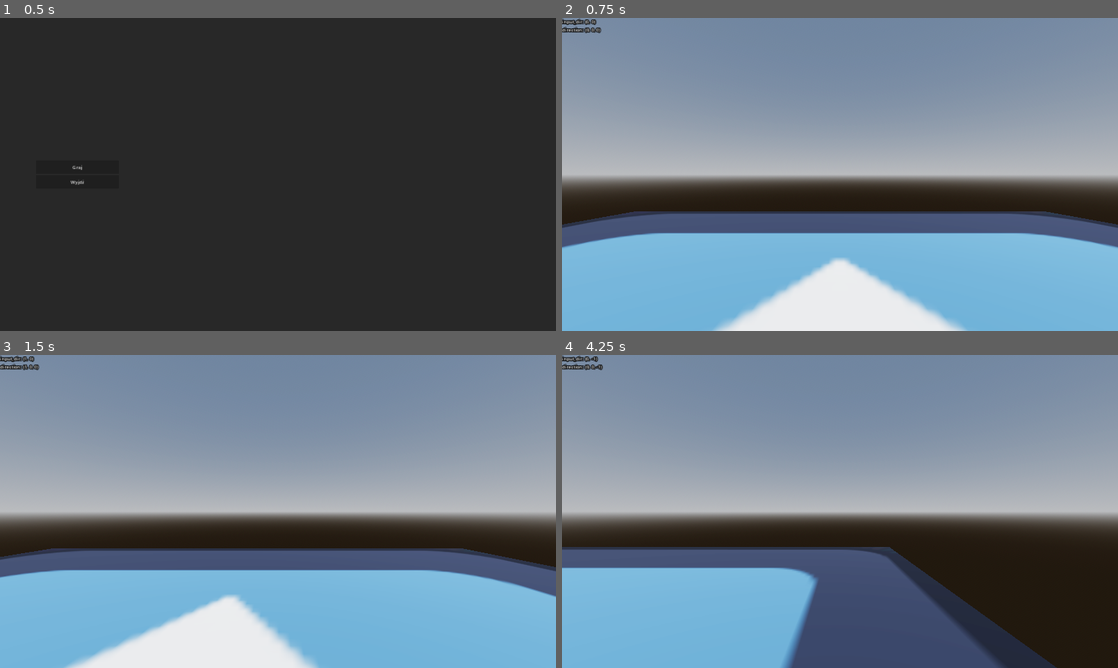
Above: before the commit, frames 1-4 (two rows, left to right).
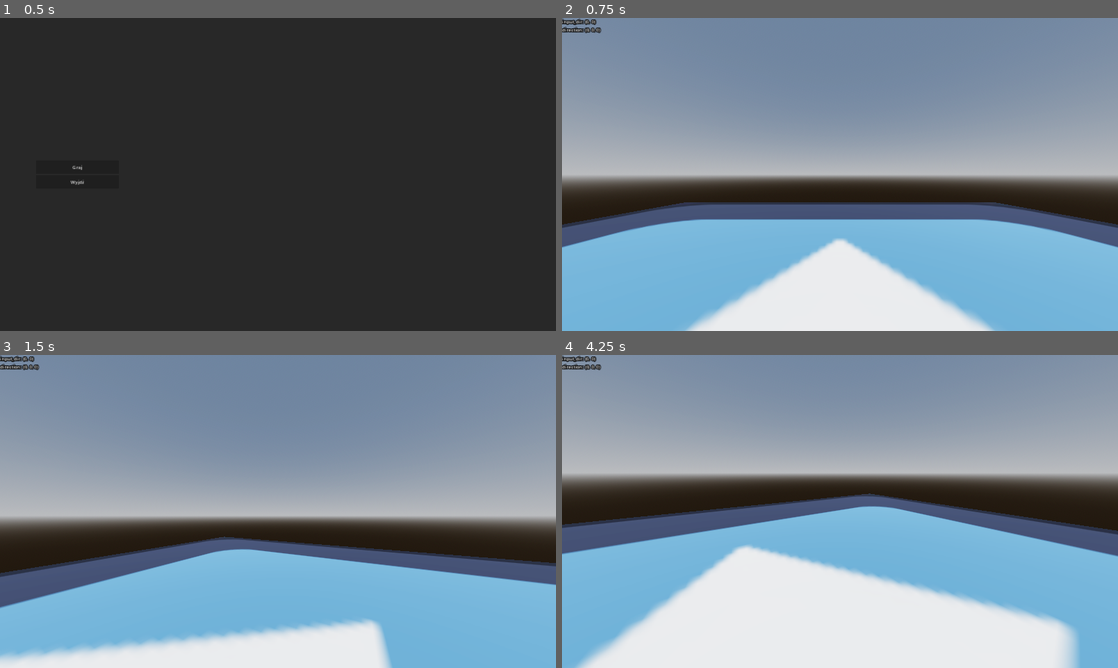
Above: after the commit, the same moments.

Repository: takanazwa5/ProjektMonopolowy
Game: Godot game, scene res://features/main_menu/main_menu.tscn
Same seed, same stepped clock (60 frames per second), same inputs: the game is played once before the commit and once after it. The engine's default icon, where the game draws it, is replaced by a stand-in: a white triangle on a blue panel in a dark square.
Inputs (mouse positions are in pixels of both pictures, inside the frame that each line leads up to):
- Up to frame 1 (0.5 s): no input
- Up to frame 2 (0.75 s): click "Graj" at 0.5 s
- Up to frame 3 (1.5 s): tap Enter at 1.25 s; move the mouse to (400, 495) at 1.27 s; hold Right (ui_right) from 1.28 s (still down)
- Up to frame 4 (4.25 s): move the mouse to (728, 527) at 2.02 s; release Right (ui_right) at 2.03 s; hold Down (ui_down) 2.03-2.78 s; move the mouse to (895, 442) at 2.77 s; hold Right (ui_right) 2.78-3.53 s; move the mouse to (812, 574) at 3.52 s; hold Up (ui_up) from 3.53 s (still down)

Frame 1 is identical in both runs. In frame 2, 9.8% of the frame differs, in the area x 0-100%, y 58-100%; in frame 3, 15%; in frame 4, 63%, in the area x 0-100%, y 0-100%.

Commit message:
Add mouse camera rotation

Diff:
--- a/features/player/player.gd
+++ b/features/player/player.gd
@@ -1,18 +1,30 @@
 class_name Player extends CharacterBody3D
 
 
-const SPEED = 5.0
+const SPEED : float = 2.5
+
+
+func _ready() -> void:
+
+	Input.mouse_mode = Input.MOUSE_MODE_CAPTURED
+
+
+func _unhandled_input(event: InputEvent) -> void:
+
+	if event is InputEventMouseMotion and Input.mouse_mode == Input.MOUSE_MODE_CAPTURED:
+
+		rotate_y(-event.relative.x * 0.001)
+		%Camera.rotate_x(-event.relative.y * 0.001)
+		%Camera.rotation.x = clampf(%Camera.rotation.x, deg_to_rad(-80), deg_to_rad(80))
 
 
 func _physics_process(delta: float) -> void:
-	# Add the gravity.
+
 	if not is_on_floor():
 		velocity += get_gravity() * delta
 
-	# Get the input direction and handle the movement/deceleration.
-	# As good practice, you should replace UI actions with custom gameplay actions.
-	var input_dir := Input.get_vector("ui_left", "ui_right", "ui_up", "ui_down")
-	var direction := (transform.basis * Vector3(input_dir.x, 0, input_dir.y)).normalized()
+	var input_dir : Vector2 = Input.get_vector("walk_left", "walk_right", "walk_forward", "walk_backward")
+	var direction : Vector3 = (transform.basis * Vector3(input_dir.x, 0, input_dir.y)).normalized()
 
 	DebugPanel.add_property(input_dir, "input_dir", 1)
 	DebugPanel.add_property(direction, "direction", 2)
--- a/features/player/player.tscn
+++ b/features/player/player.tscn
@@ -17,6 +17,9 @@
 shape = SubResource("CapsuleShape3D_nkte3")
 
 [node name="CameraRoot" type="Node3D" parent="."]
+unique_name_in_owner = true
 transform = Transform3D(1, 0, 0, 0, 1, 0, 0, 0, 1, 0, 0.8, 0)
 
-[node name="Camera3D" type="Camera3D" parent="CameraRoot"]
+[node name="Camera" type="Camera3D" parent="CameraRoot"]
+unique_name_in_owner = true
+fov = 90.0
--- a/project.godot
+++ b/project.godot
@@ -32,3 +32,26 @@
 window/size/window_height_override=720
 window/stretch/mode="canvas_items"
 window/stretch/aspect="expand"
+
+[input]
+
+walk_forward={
+"deadzone": 0.5,
+"events": [Object(InputEventKey,"resource_local_to_scene":false,"resource_name":"","device":-1,"window_id":0,"alt_pressed":false,"shift_pressed":false,"ctrl_pressed":false,"meta_pressed":false,"pressed":false,"keycode":0,"physical_keycode":87,"key_label":0,"unicode":119,"location":0,"echo":false,"script":null)
+]
+}
+walk_backward={
+"deadzone": 0.5,
+"events": [Object(InputEventKey,"resource_local_to_scene":false,"resource_name":"","device":-1,"window_id":0,"alt_pressed":false,"shift_pressed":false,"ctrl_pressed":false,"meta_pressed":false,"pressed":false,"keycode":0,"physical_keycode":83,"key_label":0,"unicode":115,"location":0,"echo":false,"script":null)
+]
+}
+walk_left={
+"deadzone": 0.5,
+"events": [Object(InputEventKey,"resource_local_to_scene":false,"resource_name":"","device":-1,"window_id":0,"alt_pressed":false,"shift_pressed":false,"ctrl_pressed":false,"meta_pressed":false,"pressed":false,"keycode":0,"physical_keycode":65,"key_label":0,"unicode":97,"location":0,"echo":false,"script":null)
+]
+}
+walk_right={
+"deadzone": 0.5,
+"events": [Object(InputEventKey,"resource_local_to_scene":false,"resource_name":"","device":-1,"window_id":0,"alt_pressed":false,"shift_pressed":false,"ctrl_pressed":false,"meta_pressed":false,"pressed":false,"keycode":0,"physical_keycode":68,"key_label":0,"unicode":100,"location":0,"echo":false,"script":null)
+]
+}
